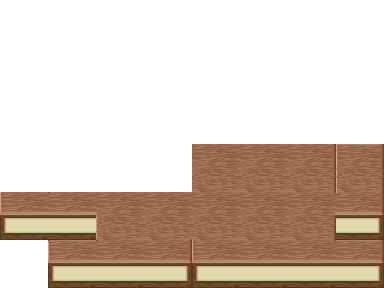
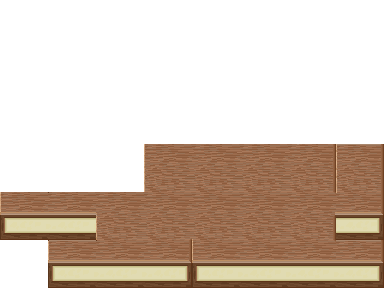
Two versions of the same layered image (w=384, h=288). Layer-by-layer changes:
pixels changed over (144, 144, 192, 192) (layer not identified)
